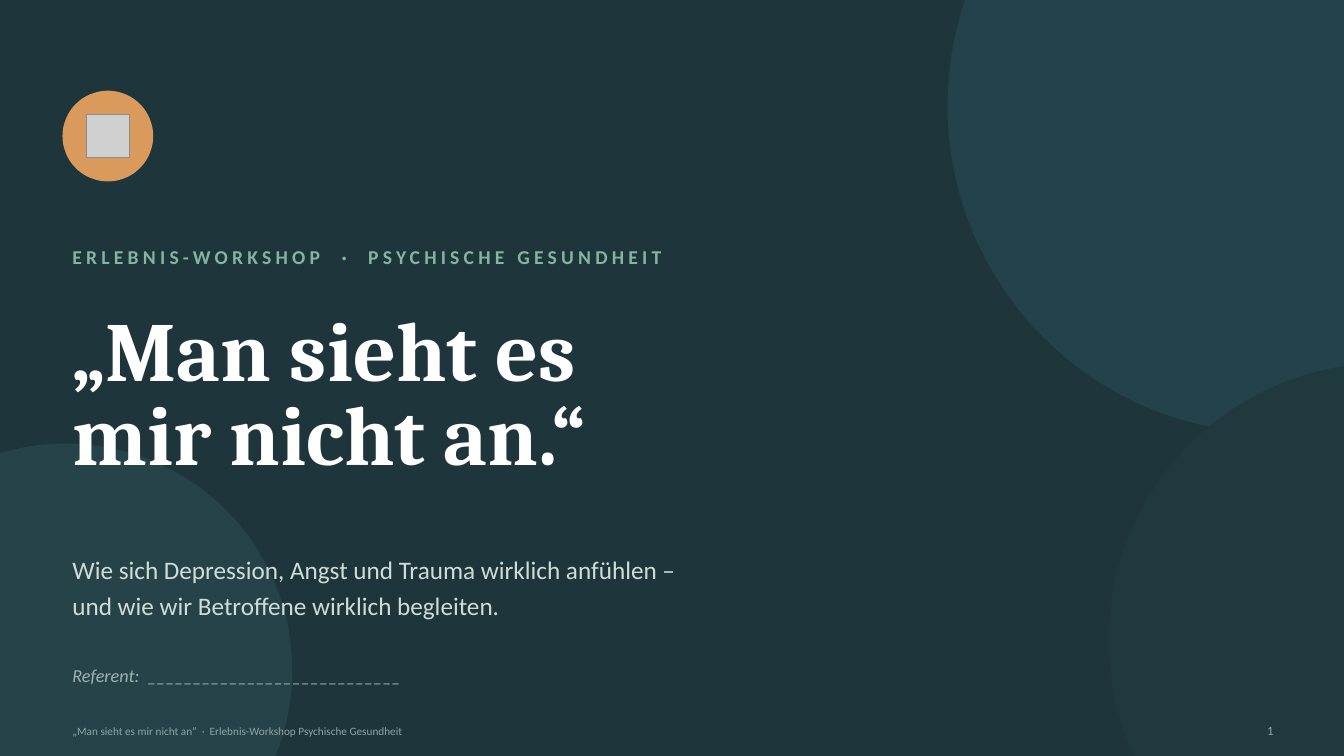
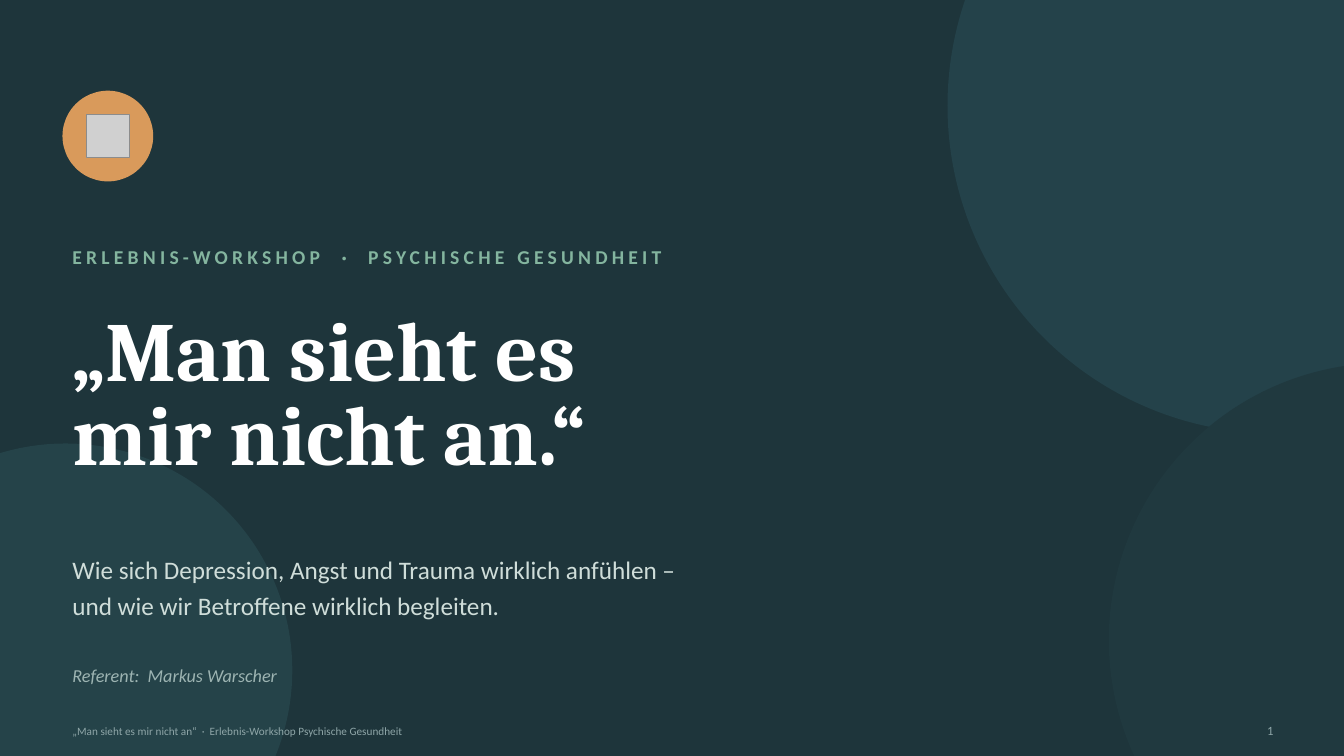
Before and after one commit to warscher80/spanwerk-datenschutz, a slide deck: slide 1 of workshop-psychische-gesundheit/Foliensatz_Man-sieht-es-mir-nicht-an.pptx. Drawn at 1344x756 pixels with LibreOffice and Linux fonts; fonts in the diff are those of the drawing; grey boxes stand for pictures. Boxes give left, top, right and bottom in pixels: in the first picture for what was removed or moved away, otherwise in the second. Text is boxed around its words. In the diff, an @@ line names an element or a change of style, - is before the commit and + after.

```diff
--- a/workshop-psychische-gesundheit/Foliensatz_Man-sieht-es-mir-nicht-an.pptx
+++ b/workshop-psychische-gesundheit/Foliensatz_Man-sieht-es-mir-nicht-an.pptx
@@ text at [72, 669, 277, 684]: text changed @@
-Referent: ____________________________
+Referent: Markus Warscher
```
Also in this commit, not shown: 2 other slides changed, 2 other files.
